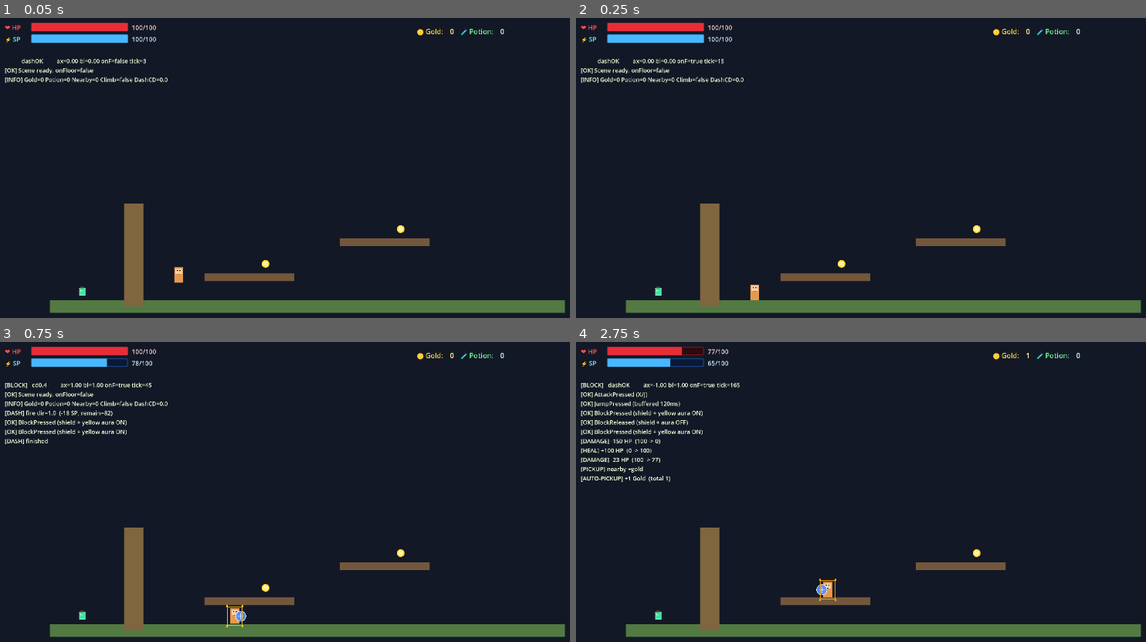
Above: before the commit, frames 1-4 (two rows, left to right).
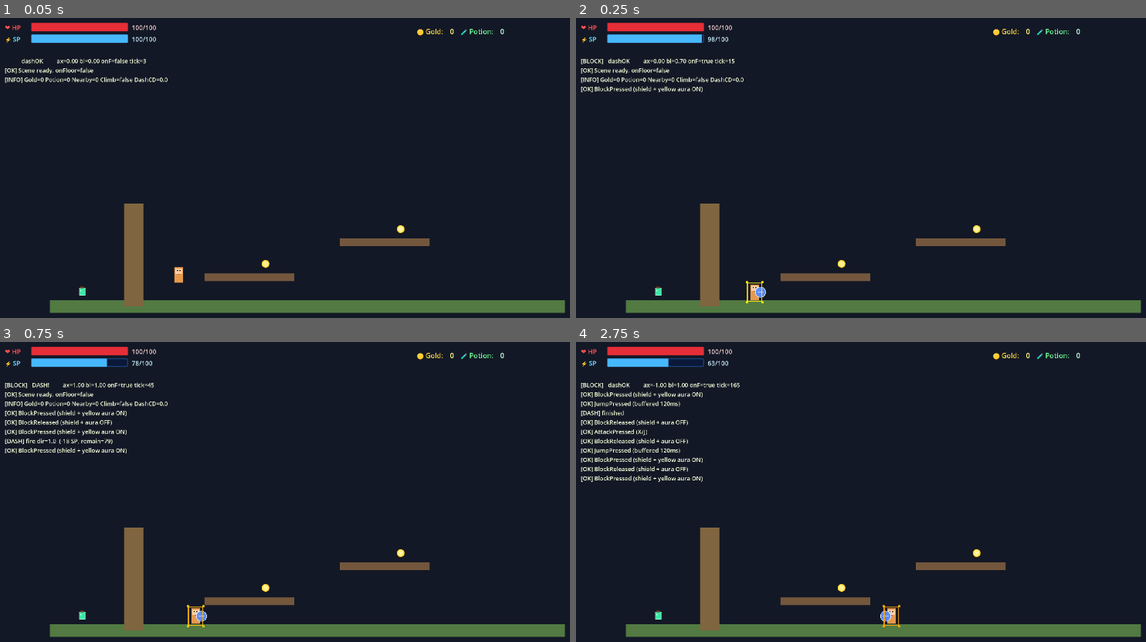
Above: after the commit, the same moments.

Repository: chiefzzs/game
Game: Godot game, scene res://scenes/test/V01_InputRuntimeTest.tscn
Same seed, same stepped clock (60 frames per second), same inputs: the game is played once before the commit and once after it. This scene is started directly instead of the project's main scene.
Inputs:
- Up to frame 1 (0.05 s): no input
- Up to frame 2 (0.25 s): no input
- Up to frame 3 (0.75 s): tap Enter at 0.5 s; hold D (move_right) from 0.53 s (still down); hold Shift (block) from 0.53 s (still down)
- Up to frame 4 (2.75 s): tap Space (jump) at 0.77, 1.52 s; release Shift (block) at 1.28 s; tap J (attack) at 1.35 s; tap Shift (block) at 1.55 s; release D (move_right) at 2.03 s; hold A (move_left) from 2.03 s (still down); hold Shift (block) from 2.03 s (still down)

Frame 1 is identical in both runs. In frame 2, 0.6% of the frame differs, in the area x 0-34%, y 5-96%; in frame 3, 1.2%; in frame 4, 2.1%, in the area x 1-80%, y 1-96%.

Commit message:
fix: 修复手柄LT/RB无格挡反应（block轴号修正+Strength边沿兜底双保险）

Diff:
--- a/autoload/InputBus.gd
+++ b/autoload/InputBus.gd
@@ -15,10 +15,22 @@
 
 var blockStrength: float = 0.0
 var moveAxis: float = 0.0
+var _block_strength_prev: float = 0.0
+const BLOCK_THRESHOLD: float = 0.35
 
 func _process(_delta: float) -> void:
 	moveAxis = Input.get_axis("move_left", "move_right")
-	blockStrength = clamp(Input.get_action_strength("block"), 0.0, 1.0)
+	var st: float = clamp(Input.get_action_strength("block"), 0.0, 1.0)
+	blockStrength = st
+	# 边沿检测兜底（双保险）：扳机轴驱动差异下 unhandled_input 可能漏事件
+	# 仅当 is_action_pressed/released 没触发到的情况下补偿发射
+	if _block_strength_prev < BLOCK_THRESHOLD and st >= BLOCK_THRESHOLD:
+		if not Input.is_action_just_pressed("block"):
+			BlockPressed.emit()
+	elif _block_strength_prev >= BLOCK_THRESHOLD and st < BLOCK_THRESHOLD:
+		if not Input.is_action_just_released("block"):
+			BlockReleased.emit()
+	_block_strength_prev = st
 
 func _unhandled_input(event: InputEvent) -> void:
 	if event.is_action_pressed("jump"): JumpPressed.emit()
@@ -33,4 +45,4 @@
 	if event.is_action_pressed("move_right"): MoveRightPressed.emit()
 
 func IsJumpHeld() -> bool: return Input.is_action_pressed("jump")
-func IsBlockHeld() -> bool: return blockStrength > 0.35
+func IsBlockHeld() -> bool: return blockStrength >= BLOCK_THRESHOLD
--- a/project.godot
+++ b/project.godot
@@ -72,9 +72,12 @@
 ]
 }
 block={
-"deadzone": 0.35,
+"deadzone": 0.25,
 "events": [Object(InputEventKey,"resource_local_to_scene":false,"resource_name":"","device":-1,"window_id":0,"alt_press …(195 unchanged characters)…
-, Object(InputEventJoypadMotion,"resource_local_to_scene":false,"resource_name":"","device":-1,"axis":6,"axis_value":1.0,"script":null)
+, Object(InputEventJoypadMotion,"resource_local_to_scene":false,"resource_name":"","device":-1,"axis":4,"axis_value":1.0,"script":null)
+, Object(InputEventJoypadMotion,"resource_local_to_scene":false,"resource_name":"","device":-1,"axis":5,"axis_value":1.0,"script":null)
+, Object(InputEventJoypadButton,"resource_local_to_scene":false,"resource_name":"","device":-1,"button_index":10,"pressure":0.0,"pressed":false,"script":null)
+, Object(InputEventJoypadButton,"resource_local_to_scene":false,"resource_name":"","device":-1,"button_index":11,"pressure":0.0,"pressed":false,"script":null)
 ]
 }
 interact={
--- a/scenes/test/V01_InputRuntimeTest.gd
+++ b/scenes/test/V01_InputRuntimeTest.gd
@@ -1,5 +1,5 @@
 extends Node2D
-## Headless runtime test for V01_InputCollisionTest (44 assertions)
+## Headless runtime test for V01_InputCollisionTest (50 assertions)
 var passed: int = 0
 var failed: int = 0
 var _test_scene: Node2D
@@ -18,6 +18,7 @@
 var _jump_seen: int = 0
 var _atk_seen: int = 0
 var _blk_seen: int = 0
+var _blk_rel_seen: int = 0
 var _dash_seen: int = 0
 var _gold1: Node
 var _pot1: Node
@@ -59,8 +60,26 @@
 	InputBus.JumpPressed.connect(_on_j)
 	InputBus.AttackPressed.connect(_on_a)
 	InputBus.BlockPressed.connect(_on_b)
+	InputBus.BlockReleased.connect(_on_br)
 	InputBus.DashPressed.connect(_on_d)
-	_sched(0.15, _phase2_ready_flush)
+	# Phase 1b: Simulate LT trigger via Input.action_press (axis-style press/release), confirm signal fires EXACTLY 1 time
+	_blk_seen = 0
+	_blk_rel_seen = 0
+	Input.action_press("block", 0.7)
+	_sched(0.1, func():
+		_expect(_blk_seen == 1, "Input.action_press(block) -> BlockPressed fired 1 time (LT/RB key simulate)", "BlockPressed seen=%d times, duplicate or missing!" % _blk_seen)
+		_expect(_shield != null and _shield.visible, "After simulated LT: Shield visible=true", "Shield not visible after Input.action_press(block)")
+		_expect(_block_aura != null and _block_aura.visible, "After simulated LT: Aura (yellow frame) visible=true", "Aura not visible after Input.action_press(block)")
+		Input.action_release("block")
+	)
+	_sched(0.25, _phase1b_lt_release_done)
+
+func _phase1b_lt_release_done() -> void:
+	_expect(_blk_rel_seen == 1, "Input.action_release(block) -> BlockReleased fired 1 time", "BlockReleased seen=%d times, duplicate or missing!" % _blk_rel_seen)
+	_expect(_block_aura != null and not _block_aura.visible, "After LT release -> Aura hidden", "Aura still visible after Input.action_release(block)!")
+	_blk_seen = 0
+	_blk_rel_seen = 0
+	_sched(0.1, _phase2_ready_flush)
 
 func _phase2_ready_flush() -> void:
 	var t: String = _hud.text if _hud else ""
@@ -263,6 +282,7 @@
 func _on_j() -> void: _jump_seen += 1
 func _on_a() -> void: _atk_seen += 1
 func _on_b() -> void: _blk_seen += 1
+func _on_br() -> void: _blk_rel_seen += 1
 func _on_d() -> void: _dash_seen += 1
 
 func _sched(sec: float, fn: Callable) -> void:
